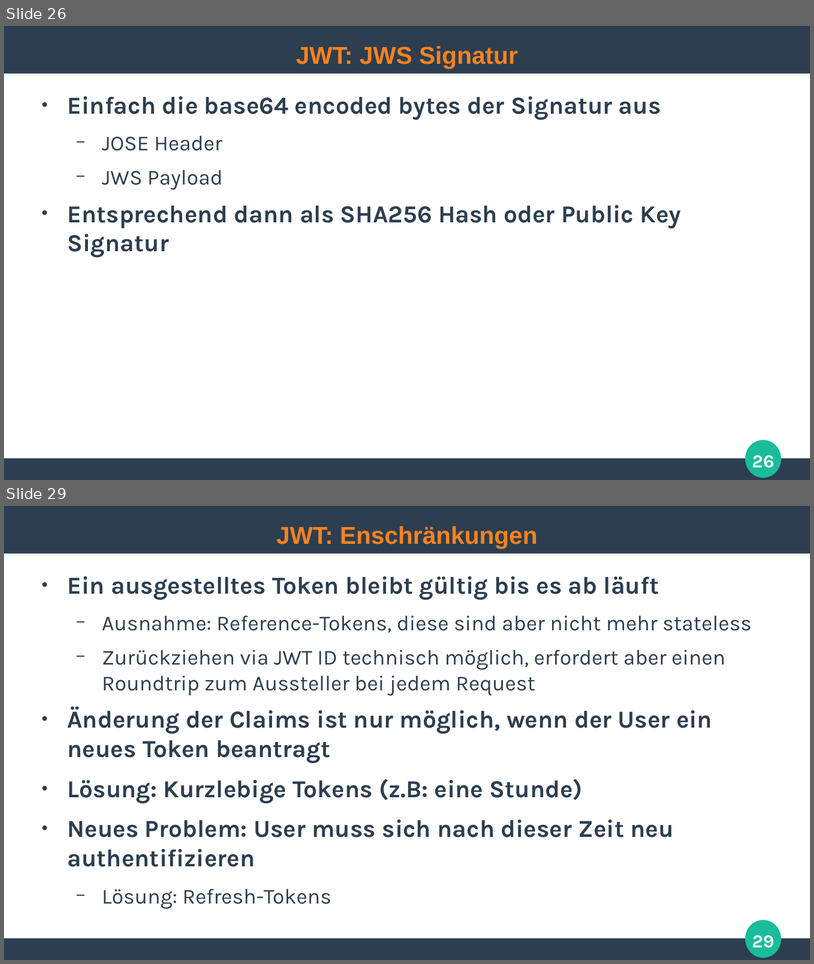
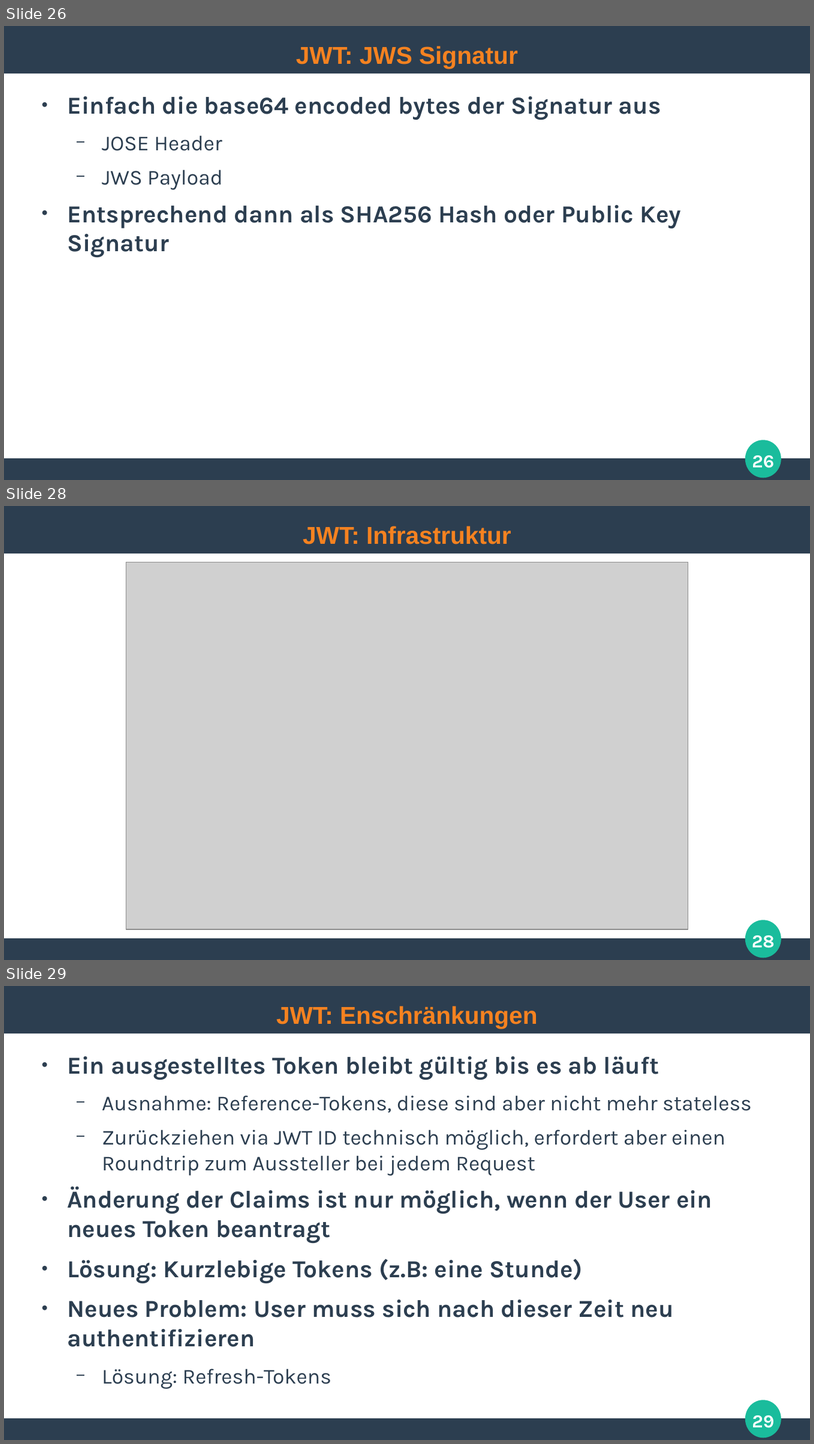
Before and after one commit to ghandmann/HS-AlbSig-WebAnwendungen2, a slide deck: Kapitel/07_Authentication.odp. Shown one above the other, each under a label of ours: slides 26 and 29 before the commit, slides 26, 28 and 29 after it; the slides between them are not shown. The pictures are 814x964 and 814x1444 pixels, drawn with LibreOffice and Linux fonts; fonts in the diff are those of the drawing; grey boxes stand for pictures. Boxes give left, top, right and bottom in pixels: in the first picture for what was removed or moved away, otherwise in the second. Text is boxed around its words. In the diff, an @@ line names an element or a change of style, - is before the commit and + after.

```diff
--- a/Kapitel/07_Authentication.odp
+++ b/Kapitel/07_Authentication.odp
@@ slide 28 added at [4,506,810,960], background #FFFFFF; not listed: 3 template elements that a slide beside it also shows @@
@@ title added at [303,526,512,544], 24 pt, text #F58220, bold @@
+JWT: Infrastruktur
@@ picture added at [126,562,689,930] @@
@@ page number added at [752,935,775,948], 18 pt, text #FFFFFF, bold @@
+28
```
Also in this commit, not shown: 1 slide changed, 1 slide removed, 2 other files.
